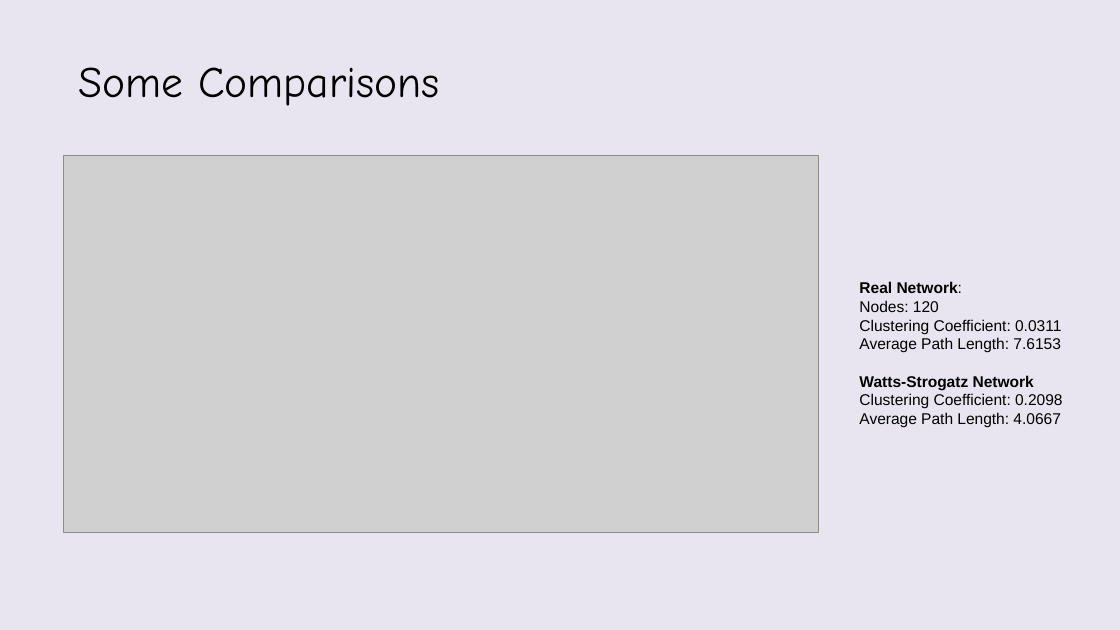
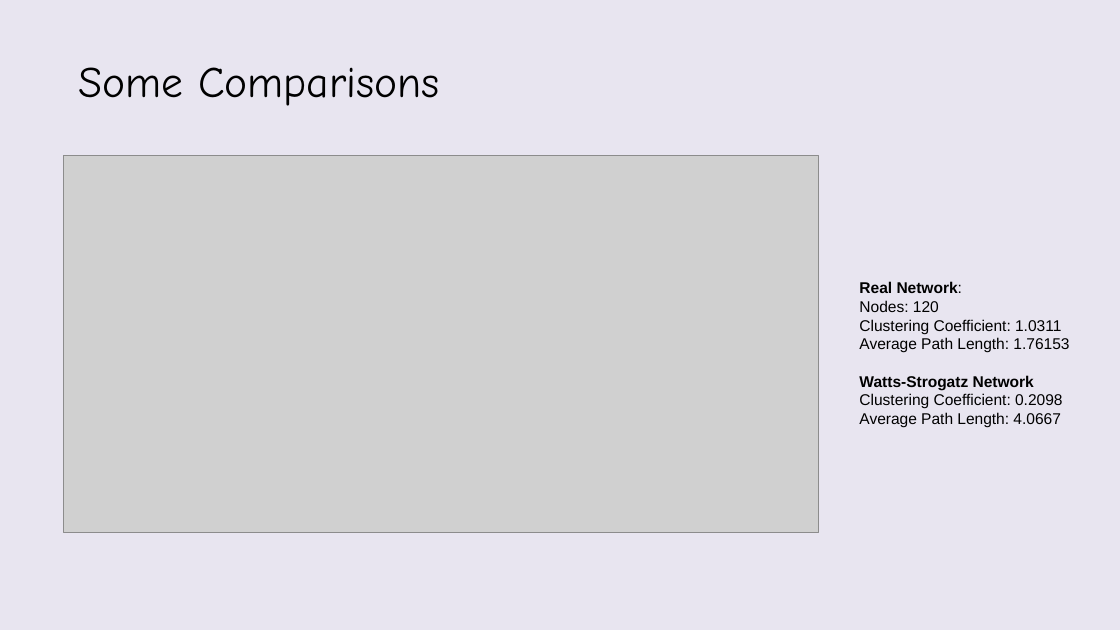
Before and after one commit to VatsalBhuva11/hoax-call-temporal-analysis, a slide deck: slide 23 of Group_16_SNA.pptx (slide 13 before the commit). Drawn at 1120x630 pixels with LibreOffice and Linux fonts; fonts in the diff are those of the drawing; grey boxes stand for pictures; background and template pictures are left out. Boxes give left, top, right and bottom in pixels: in the first picture for what was removed or moved away, otherwise in the second. Text is boxed around its words. In the diff, an @@ line names an element or a change of style, - is before the commit and + after.

```diff
--- a/Group_16_SNA.pptx
+++ b/Group_16_SNA.pptx
@@ text at (x1=859, y1=319, x2=1069, y2=353): text changed @@
-Clustering Coefficient: 0.0311
-Average Path Length: 7.6153
+Clustering Coefficient: 1.0311
+Average Path Length: 1.76153
```
Also in this commit, not shown: 3 other slides changed, 11 slides added, 1 slide removed, 3 other files.
